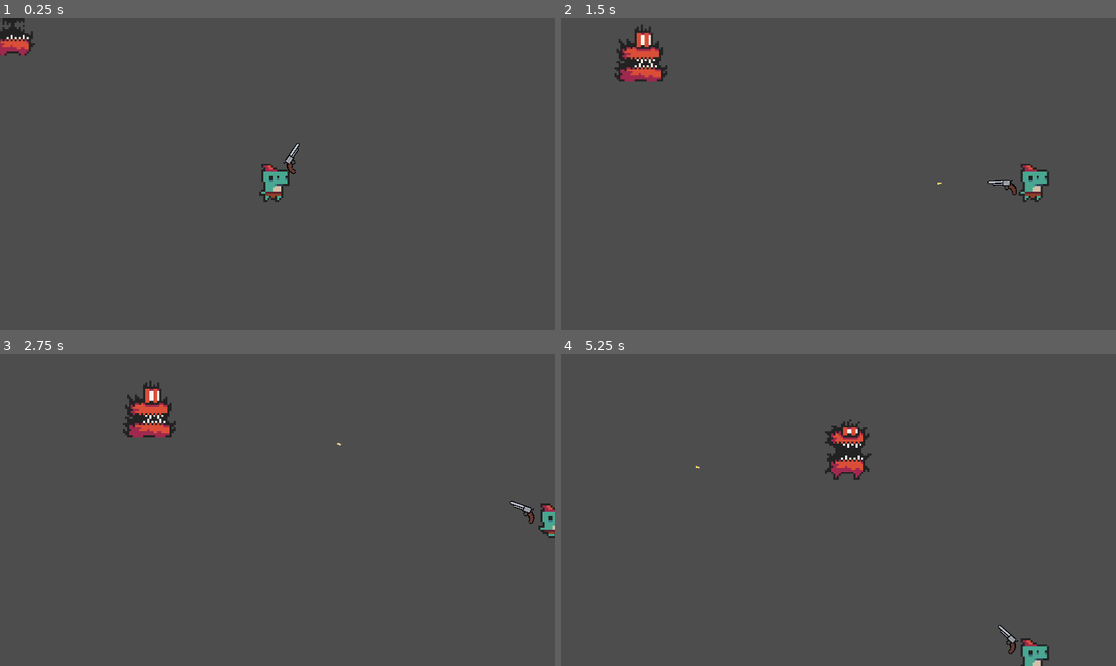
Above: before the commit, frames 1-4 (two rows, left to right).
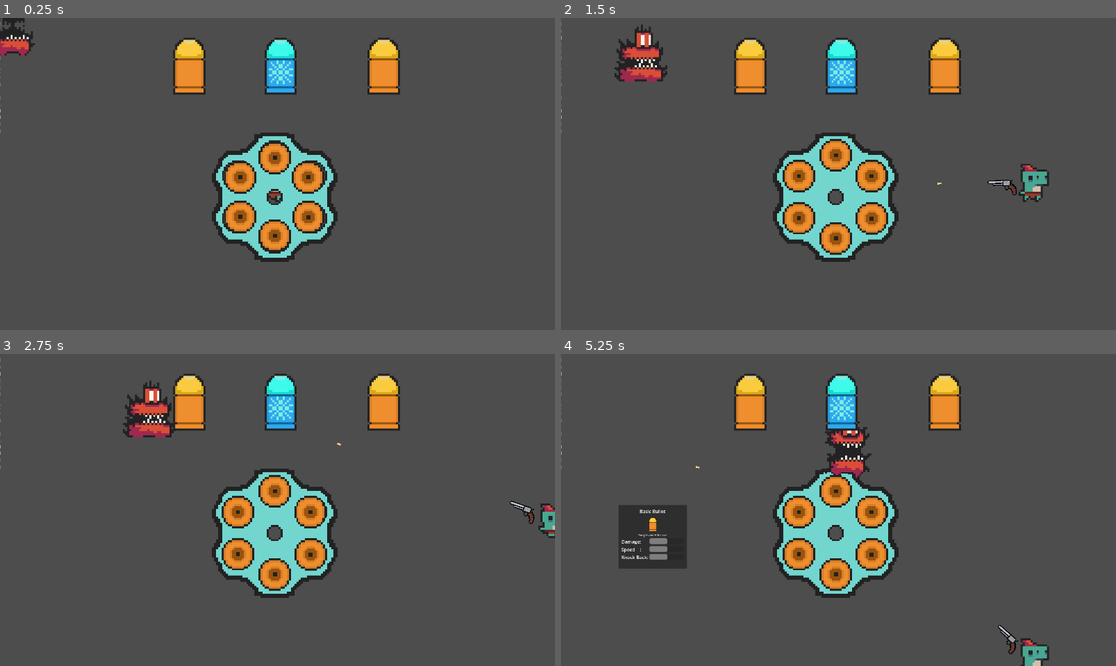
Above: after the commit, the same moments.

Repository: Meemog/GMTK2025
Game: Godot game, scene res://Scenes/tmp.tscn
Two runs of this game, one before a commit and one after it. Both use one fixed random seed, a clock stepped at 60 frames per second and the inputs below. This scene is started directly instead of the project's main scene.
Inputs (mouse positions are in pixels of both pictures, inside the frame that each line leads up to):
- Up to frame 1 (0.25 s): no input
- Up to frame 2 (1.5 s): move the mouse to (960, 158) at 0.52 s; hold D (right) 0.53-1.25 s; tap Space (dash) at 0.6 s; click (960, 158) at 0.8 s; drag from (727, 189) to (1032, 183) at 1.27 s
- Up to frame 3 (2.75 s): move the mouse to (333, 441) at 2.02 s; hold D (right) from 2.03 s (still down); tap Space (dash) at 2.1 s; click (333, 441) at 2.3 s
- Up to frame 4 (5.25 s): release D (right) at 2.75 s; drag from (810, 572) to (899, 444) at 2.77 s; move the mouse to (1005, 556) at 3.52 s; hold A (left) 3.53-4.25 s; tap Space (dash) at 3.6, 5.1 s; click (1005, 556) at 3.8 s; drag from (672, 463) to (622, 606) at 4.27 s; move the mouse to (866, 510) at 5.02 s; hold S (down) from 5.03 s (still down)

The runs differ from the first frame. In frame 1, 10% of the frame differs, in the area x 0-73%, y 1-79%; in frame 2, 10%; in frame 3, 10%; in frame 4, 12%.
Error after the commit: Invalid access to property or key 'damage' on a base object of type 'Area2D'. (res://Scripts/enemy.gd:16)

Commit message:
indent refactor

Diff:
--- a/main/Scenes/BulletUI/bullet_tool_tip.gd
+++ b/main/Scenes/BulletUI/bullet_tool_tip.gd
@@ -17,41 +17,41 @@
 var is_visable : bool = false
 
 func _ready() -> void:
-	Events.tooltip_requested.connect(_on_tooltip_requested)
-	Events.hide_tooltop_requested.connect(_on_hide_tooltip_requested)
-	modulate = Color.TRANSPARENT
-	hide()
+    Events.tooltip_requested.connect(_on_tooltip_requested)
+    Events.hide_tooltop_requested.connect(_on_hide_tooltip_requested)
+    modulate = Color.TRANSPARENT
+    hide()
 
 func _process(delta: float) -> void:
-	pass
+    pass
 
 func _on_tooltip_requested(bullet : Bullet) -> void:
-	is_visable = true
-	if tween:
-		tween.kill()
+    is_visable = true
+    if tween:
+        tween.kill()
 
-	name_label.text = bullet.name
-	icon.texture = bullet.side_view_texture
-	description.text = bullet.description
+    name_label.text = bullet.name
+    icon.texture = bullet.side_view_texture
+    description.text = bullet.description
 
-	damage_progress_bar.value = bullet.damage
-	speed_progress_bar.value = bullet.speed
-	knock_back_progress_bar.value = bullet.knockback
+    damage_progress_bar.value = bullet.damage
+    speed_progress_bar.value = bullet.speed
+    knock_back_progress_bar.value = bullet.knockback
 
-	#global_position = get_global_mouse_position()
-	tween = create_tween().set_ease(Tween.EASE_OUT).set_trans(Tween.TRANS_CUBIC)
-	tween.tween_callback(show)
-	tween.tween_property(self, "modulate", Color.WHITE, fade_seconds)
+    #global_position = get_global_mouse_position()
+    tween = create_tween().set_ease(Tween.EASE_OUT).set_trans(Tween.TRANS_CUBIC)
+    tween.tween_callback(show)
+    tween.tween_property(self, "modulate", Color.WHITE, fade_seconds)
 
 func _on_hide_tooltip_requested() -> void:
-	is_visable = false
-	if tween:
-		tween.kill()
+    is_visable = false
+    if tween:
+        tween.kill()
 
-	get_tree().create_timer(fade_seconds, false).timeout.connect(hide_animation)
+    get_tree().create_timer(fade_seconds, false).timeout.connect(hide_animation)
 
 func hide_animation() -> void:
-	if not is_visable:
-		tween = create_tween().set_ease(Tween.EASE_OUT).set_trans(Tween.TRANS_CUBIC)
-		tween.tween_property(self, "modulate", Color.TRANSPARENT, fade_seconds)
-		tween.tween_callback(hide)
+    if not is_visable:
+        tween = create_tween().set_ease(Tween.EASE_OUT).set_trans(Tween.TRANS_CUBIC)
+        tween.tween_property(self, "modulate", Color.TRANSPARENT, fade_seconds)
+        tween.tween_callback(hide)
--- a/main/Scenes/BulletUI/chamber_overlay_confirm_button.gd
+++ b/main/Scenes/BulletUI/chamber_overlay_confirm_button.gd
@@ -1,4 +1,4 @@
 extends Button
 
 func _on_pressed() -> void:
-	Events.chamber_update_completed.emit()
+    Events.chamber_update_completed.emit()
--- a/main/Scenes/player.tscn
+++ b/main/Scenes/player.tscn
@@ -1,7 +1,9 @@
-[gd_scene load_steps=18 format=3 uid="uid://b1g1pjlvoxks4"]
+[gd_scene load_steps=20 format=3 uid="uid://b1g1pjlvoxks4"]
 
 [ext_resource type="Script" uid="uid://djbh478p5uo2r" path="res://Scripts/player.gd" id="1_f1ek2"]
 [ext_resource type="PackedScene" uid="uid://br3fu8n5ergvx" path="res://Scenes/bullet.tscn" id="2_tx1dd"]
+[ext_resource type="Script" uid="uid://cnexkc647mh6q" path="res://Data/bullet.gd" id="3_tx1dd"]
+[ext_resource type="Resource" uid="uid://d31b3s2ga4wl0" path="res://Bullets/basic_bullet.tres" id="4_gymyn"]
 [ext_resource type="Texture2D" uid="uid://b7ytds7mwl6nb" path="res://Assets/0x72_DungeonTilesetII_v1.7.png" id="4_pu2lt"]
 [ext_resource type="Texture2D" uid="uid://tgpr881hjyqd" path="res://Assets/gun.png" id="5_ukyrk"]
 [ext_resource type="AudioStream" uid="uid://dxd44vgwrh235" path="res://Assets/explosion.wav" id="6_7dp3o"]
@@ -89,6 +91,7 @@
 script = ExtResource("1_f1ek2")
 firing_cooldown = 0.4
 bullet_scene = ExtResource("2_tx1dd")
+bullets = Array[ExtResource("3_tx1dd")]([ExtResource("4_gymyn"), ExtResource("4_gymyn"), ExtResource("4_gymyn"), ExtResource("4_gymyn"), ExtResource("4_gymyn"), ExtResource("4_gymyn")])
 
 [node name="BodySprite" type="AnimatedSprite2D" parent="."]
 scale = Vector2(7, 7)
--- a/main/Scenes/tmp.tscn
+++ b/main/Scenes/tmp.tscn
@@ -1,8 +1,9 @@
-[gd_scene load_steps=4 format=3 uid="uid://c1u2aayf85c5c"]
+[gd_scene load_steps=5 format=3 uid="uid://c1u2aayf85c5c"]
 
 [ext_resource type="PackedScene" uid="uid://b1g1pjlvoxks4" path="res://Scenes/player.tscn" id="1_4dk5s"]
 [ext_resource type="Script" uid="uid://cc7w7ardd7vfi" path="res://Scripts/tmp.gd" id="1_vt2gi"]
 [ext_resource type="PackedScene" uid="uid://baaui1378vxx6" path="res://Scenes/enemy.tscn" id="2_vt2gi"]
+[ext_resource type="PackedScene" uid="uid://8yxh4i3gbno6" path="res://Scenes/update_chamber_overlay.tscn" id="4_co08v"]
 
 [node name="tmp" type="Node2D"]
 script = ExtResource("1_vt2gi")
@@ -10,3 +11,6 @@
 
 [node name="Player" parent="." instance=ExtResource("1_4dk5s")]
 position = Vector2(945, 525)
+
+[node name="UpdateChamberOverlay" parent="." node_paths=PackedStringArray("player") instance=ExtResource("4_co08v")]
+player = NodePath("../Player")
--- a/main/Scripts/BulletUI/bullet_UI.gd
+++ b/main/Scripts/BulletUI/bullet_UI.gd
@@ -21,74 +21,74 @@
 var tooltip_wait_time : float = 1.2
 
 func _ready() -> void:
-	return_position = global_position
-	collision_shape_2d.shape = collision_shape_2d.shape.duplicate()
+    return_position = global_position
+    collision_shape_2d.shape = collision_shape_2d.shape.duplicate()
 
 func init() -> void:
-	if data:
-		bullet_side_view_texture.texture = data.side_view_texture
-		bullet_back_view_texture.texture = data.back_view_texture
+    if data:
+        bullet_side_view_texture.texture = data.side_view_texture
+        bullet_back_view_texture.texture = data.back_view_texture
 
 func _physics_process(delta: float) -> void:
-	if dragging:
-		global_position = lerp(global_position, get_global_mouse_position(), 25 * delta)
-	else:
-		global_position = lerp(global_position, return_position, 10 * delta)
+    if dragging:
+        global_position = lerp(global_position, get_global_mouse_position(), 25 * delta)
+    else:
+        global_position = lerp(global_position, return_position, 10 * delta)
 
 func _input(event: InputEvent) -> void:
-	if event is InputEventMouseButton:
-		if event.button_index == MOUSE_BUTTON_LEFT and not event.pressed:
-			if dragging:
-				z_index = 1
-				var closest_new_chamber = get_closest_chamber()
-				if closest_new_chamber:
-					closest_new_chamber.insert_bullet(self)
-				if chambered:
-					switch_view(false)
-			dragging = false
+    if event is InputEventMouseButton:
+        if event.button_index == MOUSE_BUTTON_LEFT and not event.pressed:
+            if dragging:
+                z_index = 1
+                var closest_new_chamber = get_closest_chamber()
+                if closest_new_chamber:
+                    closest_new_chamber.insert_bullet(self)
+                if chambered:
+                    switch_view(false)
+            dragging = false
 
 func get_closest_chamber() -> Chamber:
-	if len(chambers_hovering_over) == 0:
-		return null
-	if len(chambers_hovering_over) == 1:
-		return chambers_hovering_over[0]
-	var closest : Area2D = chambers_hovering_over[0]
-	for i in range(1, len(chambers_hovering_over), 1):
-		if global_position.distance_to(chambers_hovering_over[i].global_position) < global_position.distance_to(closest.global_position):
-			closest = chambers_hovering_over[i]
-	chambers_hovering_over = []
-	return closest
+    if len(chambers_hovering_over) == 0:
+        return null
+    if len(chambers_hovering_over) == 1:
+        return chambers_hovering_over[0]
+    var closest : Area2D = chambers_hovering_over[0]
+    for i in range(1, len(chambers_hovering_over), 1):
+        if global_position.distance_to(chambers_hovering_over[i].global_position) < global_position.distance_to(closest.global_position):
+            closest = chambers_hovering_over[i]
+    chambers_hovering_over = []
+    return closest
 
 func switch_view(side_view : bool) -> void:
-	showing_side_view = side_view
-	if side_view:
-		bullet_back_view_texture.visible = false
-		bullet_side_view_texture.visible = true
-		collision_shape_2d.shape.size = Vector2(112, 196)
-	else:
-		bullet_back_view_texture.visible = true
-		bullet_side_view_texture.visible = false
-		collision_shape_2d.shape.size = Vector2(112, 112)
+    showing_side_view = side_view
+    if side_view:
+        bullet_back_view_texture.visible = false
+        bullet_side_view_texture.visible = true
+        collision_shape_2d.shape.size = Vector2(112, 196)
+    else:
+        bullet_back_view_texture.visible = true
+        bullet_side_view_texture.visible = false
+        collision_shape_2d.shape.size = Vector2(112, 112)
 
 func _on_click_drag_area_input_event(viewport: Node, event: InputEvent, shape_idx: int) -> void:
-	if Input.is_action_just_pressed("shoot"):
-		if not purchased:
-			bullet_purchased.emit(self)
-		dragging = true
-		z_index = 10
-		if chambered:
-			switch_view(true)
+    if Input.is_action_just_pressed("shoot"):
+        if not purchased:
+            bullet_purchased.emit(self)
+        dragging = true
+        z_index = 10
+        if chambered:
+            switch_view(true)
 
 func _on_click_drag_area_area_entered(area: Area2D) -> void:
-	if area.collision_layer == 2:
-		chambers_hovering_over.append(area)
+    if area.collision_layer == 2:
+        chambers_hovering_over.append(area)
 
 func _on_click_drag_area_area_exited(area: Area2D) -> void:
-	if area.collision_layer == 2:
-		chambers_hovering_over.erase(area)
+    if area.collision_layer == 2:
+        chambers_hovering_over.erase(area)
 
 func _on_click_drag_area_mouse_entered() -> void:
-	Events.tooltip_requested.emit(data)
+    Events.tooltip_requested.emit(data)
 
 func _on_click_drag_area_mouse_exited() -> void:
-	Events.hide_tooltop_requested.emit()
+    Events.hide_tooltop_requested.emit()
--- a/main/Scripts/BulletUI/bullet_shop.gd
+++ b/main/Scripts/BulletUI/bullet_shop.gd
@@ -14,31 +14,31 @@
 var bullet_positions : Array[Vector2] = [Vector2(655, 160), Vector2(971, 160), Vector2(1328, 160)]
 
 func _ready() -> void:
-	refresh_shop()
+    refresh_shop()
 
 func refresh_shop() -> void:
-	var new_bullets = select_new_bullet_types()
-	instantiate_new_bullets(new_bullets)
+    var new_bullets = select_new_bullet_types()
+    instantiate_new_bullets(new_bullets)
 
 func select_new_bullet_types() -> Array[Bullet]:
-	var i = randi() % len(bullet_types)
-	var j = randi() % len(bullet_types)
-	var k = randi() % len(bullet_types)
+    var i = randi() % len(bullet_types)
+    var j = randi() % len(bullet_types)
+    var k = randi() % len(bullet_types)
 
-	return [bullet_types[i].duplicate(), bullet_types[j].duplicate(), bullet_types[k].duplicate()]
+    return [bullet_types[i].duplicate(), bullet_types[j].duplicate(), bullet_types[k].duplicate()]
 
 func instantiate_new_bullets(new_bullets : Array[Bullet]) -> void:
-	for i in range(len(new_bullets)):
-		var bullet_instance : BulletUI = bullet_ui.instantiate()
-		bullet_instance.data = new_bullets[i]
-		bullet_instance.position = bullet_positions[i]
-		bullet_instance.bullet_purchased.connect(_on_bullet_purchased)
-		add_child(bullet_instance)
-		bullet_instance.init()
+    for i in range(len(new_bullets)):
+        var bullet_instance : BulletUI = bullet_ui.instantiate()
+        bullet_instance.data = new_bullets[i]
+        bullet_instance.position = bullet_positions[i]
+        bullet_instance.bullet_purchased.connect(_on_bullet_purchased)
+        add_child(bullet_instance)
+        bullet_instance.init()
 
 func _on_bullet_purchased(bullet_ui : BulletUI) -> void:
-	for child in get_children():
-		if child is BulletUI:
-			if child != bullet_ui:
-				child.queue_free()
-	bullet_ui.purchased = true
+    for child in get_children():
+        if child is BulletUI:
+            if child != bullet_ui:
+                child.queue_free()
+    bullet_ui.purchased = true
--- a/main/Scripts/BulletUI/chamber.gd
+++ b/main/Scripts/BulletUI/chamber.gd
@@ -7,29 +7,29 @@
 var bullet_manager : Node2D = null
 
 func _ready() -> void:
-	# Needs to be a Node with the group "BULLET_UI_MANAGER" for Chamber not to throw error
-	bullet_manager = get_tree().get_nodes_in_group("BULLET_UI_MANAGER")[0]
+    # Needs to be a Node with the group "BULLET_UI_MANAGER" for Chamber not to throw error
+    bullet_manager = get_tree().get_nodes_in_group("BULLET_UI_MANAGER")[0]
 
 func insert_bullet(bullet : BulletUI) -> void:
-	# This works but holy shit it is dirty!!! Oscar plz fix when possible!
-	if current_bullet:
-		if bullet.chambered:
-			current_bullet.reparent(bullet.chamber)
-			current_bullet.return_position = bullet.return_position
-			current_bullet.chambered = true
-			current_bullet.chamber = bullet.chamber
-			bullet.chamber.current_bullet = current_bullet
-		else:
-			current_bullet.switch_view(true)
-			current_bullet.return_position = bullet.return_position
-			current_bullet.reparent(bullet_manager)
-	else:
-		if bullet.chambered:
-			bullet.chamber.current_bullet = null
-	bullet.reparent(self)
-	bullet.return_position = self.global_position
-	bullet.chambered = true
-	bullet.chamber = self
-	bullet.switch_view(false)
-	current_bullet = bullet
-	new_bullet_inserted.emit(self, bullet.data)
+    # This works but holy shit it is dirty!!! Oscar plz fix when possible!
+    if current_bullet:
+        if bullet.chambered:
+            current_bullet.reparent(bullet.chamber)
+            current_bullet.return_position = bullet.return_position
+            current_bullet.chambered = true
+            current_bullet.chamber = bullet.chamber
+            bullet.chamber.current_bullet = current_bullet
+        else:
+            current_bullet.switch_view(true)
+            current_bullet.return_position = bullet.return_position
+            current_bullet.reparent(bullet_manager)
+    else:
+        if bullet.chambered:
+            bullet.chamber.current_bullet = null
+    bullet.reparent(self)
+    bullet.return_position = self.global_position
+    bullet.chambered = true
+    bullet.chamber = self
+    bullet.switch_view(false)
+    current_bullet = bullet
+    new_bullet_inserted.emit(self, bullet.data)
--- a/main/Scripts/BulletUI/revolver.gd
+++ b/main/Scripts/BulletUI/revolver.gd
@@ -8,24 +8,24 @@
 var bullets : Array[Bullet] = [null, null, null, null, null, null]
 
 func _ready() -> void:
-	for child in get_children():
-		if child is Chamber:
-			chambers.append(child)
-			child.new_bullet_inserted.connect(_on_new_bullet_inserted)
-	populate()
+    for child in get_children():
+        if child is Chamber:
+            chambers.append(child)
+            child.new_bullet_inserted.connect(_on_new_bullet_inserted)
+    populate()
 
 func populate() -> void:
-	for chamber in chambers:
-		var new_bullet = bullet_ui.instantiate()
-		new_bullet.data = basic_bullet.duplicate()
-		new_bullet.purchased = true
-		add_child(new_bullet)
-		chamber.insert_bullet(new_bullet)
-	print(bullets)
+    for i in range(len(chambers)):
+        var new_bullet = bullet_ui.instantiate()
+        new_bullet.data = basic_bullet.duplicate()
+        new_bullet.purchased = true
+        #new_bullet.init()
+        add_child(new_bullet)
+        chambers[i].insert_bullet(new_bullet)
 
 func _on_new_bullet_inserted(chamber : Chamber, bullet : Bullet) -> void:
-	for i in range(len(chambers)):
-		if chambers[i].current_bullet:
-			bullets[i] = chambers[i].current_bullet.data
-		else:
-			bullets[i] = null
+    for i in range(len(chambers)):
+        if chambers[i].current_bullet:
+            bullets[i] = chambers[i].current_bullet.data
+        else:
+            bullets[i] = null
--- a/main/Scripts/BulletUI/update_chamber_overlay.gd
+++ b/main/Scripts/BulletUI/update_chamber_overlay.gd
@@ -1,5 +1,7 @@
 class_name UpdateChamberOverlay
 extends Control
+
+@export var player : Player
 
 var is_visable : bool = true
 var tween : Tween
@@ -7,29 +9,30 @@
 var fade_seconds : float = 0.2
 
 func _ready() -> void:
-	Events.chamber_update_completed.connect(_on_chamber_update_completed)
+    #assert(player)
+    Events.chamber_update_completed.connect(_on_chamber_update_completed)
 
 func _process(delta: float) -> void:
-	pass
+    pass
 
 func hide_overlay() -> void:
-	is_visable = false
-	if tween:
-		tween.kill()
+    is_visable = false
+    if tween:
+        tween.kill()
 
-	tween = create_tween().set_ease(Tween.EASE_OUT).set_trans(Tween.TRANS_CUBIC)
-	tween.tween_property(self, "modulate", Color.TRANSPARENT, fade_seconds)
-	tween.tween_callback(hide)
+    tween = create_tween().set_ease(Tween.EASE_OUT).set_trans(Tween.TRANS_CUBIC)
+    tween.tween_property(self, "modulate", Color.TRANSPARENT, fade_seconds)
+    tween.tween_callback(hide)
 
 func show_overlay() -> void:
-	is_visable = true
-	if tween:
-		tween.kill()
+    is_visable = true
+    if tween:
+        tween.kill()
 
-	#global_position = get_global_mouse_position()
-	tween = create_tween().set_ease(Tween.EASE_OUT).set_trans(Tween.TRANS_CUBIC)
-	tween.tween_callback(show)
-	tween.tween_property(self, "modulate", Color.WHITE, fade_seconds)
+    #global_position = get_global_mouse_position()
+    tween = create_tween().set_ease(Tween.EASE_OUT).set_trans(Tween.TRANS_CUBIC)
+    tween.tween_callback(show)
+    tween.tween_property(self, "modulate", Color.WHITE, fade_seconds)
 
 func _on_chamber_update_completed() -> void:
-	hide_overlay()
+    hide_overlay()
--- a/main/Scripts/player.gd
+++ b/main/Scripts/player.gd
@@ -1,3 +1,4 @@
+class_name Player
 extends Area2D
 
 @export var speed = 400
@@ -5,6 +6,7 @@
 @export var firing_cooldown = 0.3
 @export var dash_distance = 400
 @export var bullet_scene: PackedScene
+@export var bullets : Array[Bullet] = []
 
 var mouse_location
 var gun_rotation
@@ -14,78 +16,78 @@
 var time_since_dash = dash_cooldown
 
 func _ready() -> void:
-	$BodySprite.play()
+    $BodySprite.play()
 
 func _process(delta: float) -> void:
 
-	# Movement
+    # Movement
 
-	var velocity = Vector2.ZERO
+    var velocity = Vector2.ZERO
 
-	if Input.is_action_pressed("up"):
-		velocity.y -= 1
-	if Input.is_action_pressed("down"):
-		velocity.y += 1
-	if Input.is_action_pressed("right"):
-		velocity.x += 1
-	if Input.is_action_pressed("left"):
-		velocity.x -= 1
+    if Input.is_action_pressed("up"):
+        velocity.y -= 1
+    if Input.is_action_pressed("down"):
+        velocity.y += 1
+    if Input.is_action_pressed("right"):
+        velocity.x += 1
+    if Input.is_action_pressed("left"):
+        velocity.x -= 1
 
-	if velocity.length() > 0:
-		velocity = velocity.normalized() * speed
-		$BodySprite.animation = "walk"
-		$BodySprite.scale.x = abs($BodySprite.scale.x) * -1 if velocity.x < 0 else abs($BodySprite.scale.x)
-		if velocity.x > 0:
-			$BodySprite.scale.x = abs($BodySprite.scale.x)
-		elif velocity.x < 0:
-			$BodySprite.scale.x = abs($BodySprite.scale.x) * -1
-	else:
-		$BodySprite.animation = "idle"
+    if velocity.length() > 0:
+        velocity = velocity.normalized() * speed
+        $BodySprite.animation = "walk"
+        $BodySprite.scale.x = abs($BodySprite.scale.x) * -1 if velocity.x < 0 else abs($BodySprite.scale.x)
+        if velocity.x > 0:
+            $BodySprite.scale.x = abs($BodySprite.scale.x)
+        elif velocity.x < 0:
+            $BodySprite.scale.x = abs($BodySprite.scale.x) * -1
+    else:
+        $BodySprite.animation = "idle"
 
-	position += velocity * delta
+    position += velocity * delta
 
-	# Gun
-	mouse_location = get_viewport().get_mouse_position()
-	gun_rotation = atan2(mouse_location.y - (position.y + 37), mouse_location.x - position.x)
-	$GunSprite.rotation = gun_rotation
-	$GunSprite.scale.y = abs($GunSprite.scale.y) * -1 if (gun_rotation > PI/2 or gun_rotation < -PI/2) else abs($GunSprite.scale.y)
+    # Gun
+    mouse_location = get_viewport().get_mouse_position()
+    gun_rotation = atan2(mouse_location.y - (position.y + 37), mouse_location.x - position.x)
+    $GunSprite.rotation = gun_rotation
+    $GunSprite.scale.y = abs($GunSprite.scale.y) * -1 if (gun_rotation > PI/2 or gun_rotation < -PI/2) else abs($GunSprite.scale.y)
 
-	if Input.is_action_just_pressed("shoot") and time_since_shot > firing_cooldown:
-		# get bullet information
-		var bullet_speed = 800
+    if Input.is_action_just_pressed("shoot") and time_since_shot > firing_cooldown:
+        # get bullet information
+        var bullet_speed = 800
 
-		# fire
-		var bullet_vector = Vector2.ONE.rotated(gun_rotation - PI/4)
-		var bullet = bullet_scene.instantiate()
-		bullet.position = $GunSprite/Marker2D.global_position
-		bullet.rotation = gun_rotation
-		bullet.speed = bullet_speed
-		bullet.travel_vector = bullet_vector
-		add_sibling(bullet)
-		$Shot.play()
-		time_since_shot = 0
-		can_fire = false
+        # fire
+        var bullet_vector = Vector2.ONE.rotated(gun_rotation - PI/4)
+        var bullet = bullet_scene.instantiate()
+        bullet.position = $GunSprite/Marker2D.global_position
+        bullet.rotation = gun_rotation
+        bullet.speed = bullet_speed
+        bullet.travel_vector = bullet_vector
+        add_sibling(bullet)
+        $Shot.play()
+        time_since_shot = 0
+        can_fire = false
 
-	# Dash
-	if Input.is_action_just_pressed("dash") and can_dash:
-		if velocity != Vector2.ZERO:
-			position += (velocity/speed) * dash_distance
-		else:
-			position.x += dash_distance * abs($BodySprite.scale.x)/$BodySprite.scale.x
+    # Dash
+    if Input.is_action_just_pressed("dash") and can_dash:
+        if velocity != Vector2.ZERO:
+            position += (velocity/speed) * dash_distance
+        else:
+            position.x += dash_distance * abs($BodySprite.scale.x)/$BodySprite.scale.x
 
-		$Dash.play()
-		time_since_dash = 0
-		can_dash = false
+        $Dash.play()
+        time_since_dash = 0
+        can_dash = false
 
 
-	if not can_dash:
-		time_since_dash += delta
-		if time_since_dash > dash_cooldown:
-			$Recharge.play()
-			can_dash = true
+    if not can_dash:
+        time_since_dash += delta
+        if time_since_dash > dash_cooldown:
+            $Recharge.play()
+            can_dash = true
 
-	time_since_shot += delta
-	if not can_fire:
-		if time_since_shot > firing_cooldown-0.1:
-			$Cock.play()
-			can_fire = true
+    time_since_shot += delta
+    if not can_fire:
+        if time_since_shot > firing_cooldown-0.1:
+            $Cock.play()
+            can_fire = true
--- a/main/Scripts/tmp.gd
+++ b/main/Scripts/tmp.gd
@@ -4,7 +4,7 @@
 @export var enemy_speed = 200
 
 func _ready() -> void:
-	var enemy = enemy_scene.instantiate()
-	enemy.player = $Player
-	enemy.speed = enemy_speed
-	add_child(enemy)
+    var enemy = enemy_scene.instantiate()
+    enemy.player = $Player
+    enemy.speed = enemy_speed
+    add_child(enemy)
--- a/main/lil_guy.gd
+++ b/main/lil_guy.gd
@@ -5,19 +5,19 @@
 var start_pos
 
 func _ready():
-	screen_size = get_viewport_rect().size
-	hide()
+    screen_size = get_viewport_rect().size
+    hide()
 
 func _process(delta: float) -> void:
-	var velocity = Vector2.ZERO
-	velocity.x += 1
+    var velocity = Vector2.ZERO
+    velocity.x += 1
 
-	position += velocity * delta * speed
+    position += velocity * delta * speed
 
-	if (position.x > screen_size.x + 60):
-		position = start_pos
+    if (position.x > screen_size.x + 60):
+        position = start_pos
 
 func start(pos):
-	start_pos = pos
-	position = pos
-	show()
+    start_pos = pos
+    position = pos
+    show()
--- a/main/main.gd
+++ b/main/main.gd
@@ -1,4 +1,4 @@
 extends Node2D
 
 func _ready() -> void:
-	$LilGuy.start($StartPosition.position)
+    $LilGuy.start($StartPosition.position)
